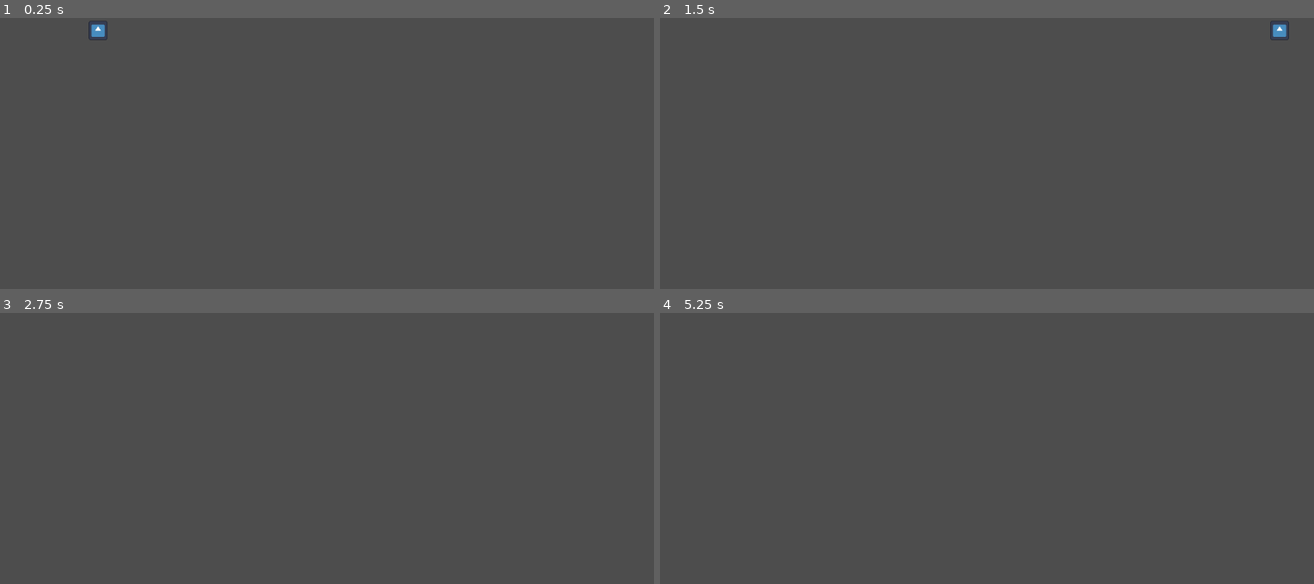
Above: before the commit, frames 1-4 (two rows, left to right).
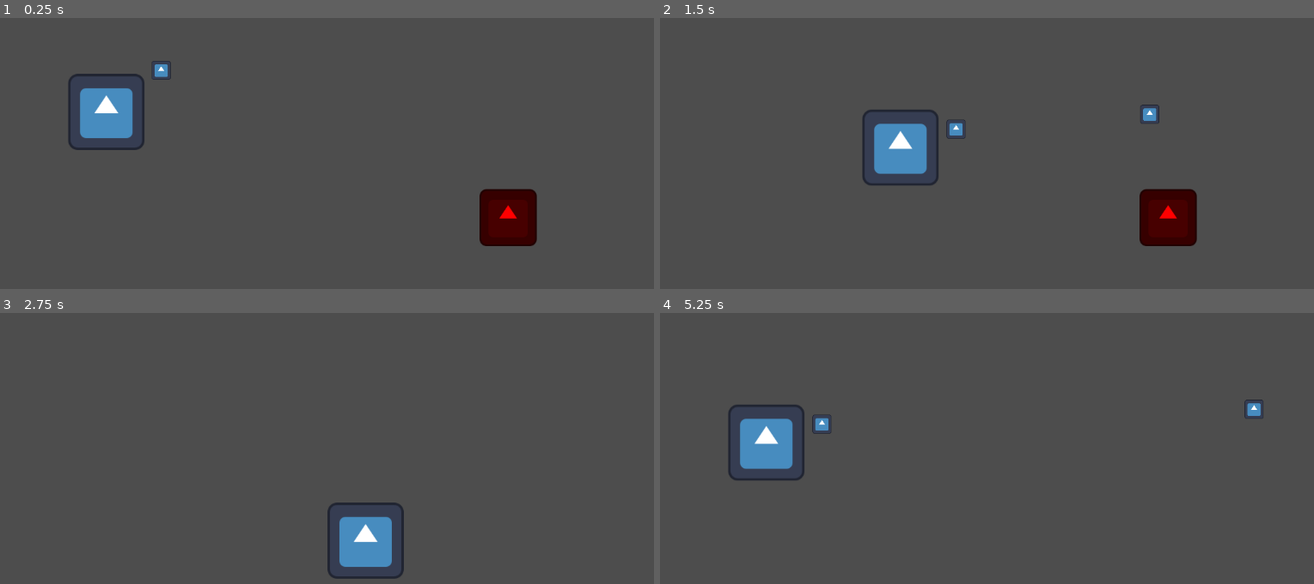
Above: after the commit, the same moments.

Repository: sayanery/gameednery
Game: Godot game, scene res://main_scene.tscn
Two runs of this game, one before a commit and one after it. Both use one fixed random seed, a clock stepped at 60 frames per second and the inputs below. Before the commit the project starts from res://bullet.tscn. The engine's default icon, where the game draws it, is replaced by a stand-in: a white triangle on a blue panel in a dark square.
Inputs:
- Up to frame 1 (0.25 s): no input
- Up to frame 2 (1.5 s): hold Right (right) 0.53-1.28 s; tap Space (shoot) at 0.6, 1.35 s; hold Down (down) from 1.28 s (still down)
- Up to frame 3 (2.75 s): release Down (down) at 2.03 s; hold Right (right) from 2.03 s (still down); tap Space (shoot) at 2.1 s
- Up to frame 4 (5.25 s): release Right (right) at 2.78 s; hold Up (up) 2.78-3.53 s; tap Space (shoot) every 0.75 s from 2.85 to 5.1 s; hold Left (left) 3.53-5.03 s; hold Down (down) from 5.03 s (still down)

The runs differ from the first frame. In frame 1, 4.1% of the frame differs, in the area x 10-83%, y 0-85%; in frame 2, 4.1%, in the area x 31-97%, y 0-85%; in frame 3, 2.0%; in frame 4, 2.2%.

Commit message:
kelar modul 15

Diff:
--- a/bullet.gd
+++ b/bullet.gd
@@ -7,3 +7,9 @@
 
 func _on_visible_on_screen_notifier_2d_screen_exited():
 	queue_free()
+
+
+func _on_body_entered(body):
+	if body.is_in_group("Enemy"):
+		body.visible = false
+		hide()
--- a/bullet.tscn
+++ b/bullet.tscn
@@ -19,4 +19,5 @@
 
 [node name="VisibleOnScreenNotifier2D" type="VisibleOnScreenNotifier2D" parent="."]
 
+[connection signal="body_entered" from="." to="." method="_on_body_entered"]
 [connection signal="screen_exited" from="VisibleOnScreenNotifier2D" to="." method="_on_visible_on_screen_notifier_2d_screen_exited"]
--- a/enemy.tscn
+++ b/enemy.tscn
@@ -1,7 +1,17 @@
-[gd_scene format=3 uid="uid://cksdtd1u1uj5w"]
+[gd_scene load_steps=3 format=3 uid="uid://cksdtd1u1uj5w"]
 
-[node name="Enemy" type="CharacterBody2D"]
+[ext_resource type="Texture2D" uid="uid://kisosjtwgl1n" path="res://icon.svg" id="1_7k104"]
+
+[sub_resource type="RectangleShape2D" id="RectangleShape2D_4gyqm"]
+size = Vector2(96, 98)
+
+[node name="Enemy" type="CharacterBody2D" groups=["Enemy"]]
+position = Vector2(890, 336)
 
 [node name="Sprite2D" type="Sprite2D" parent="."]
+modulate = Color(1, 0, 0, 1)
+scale = Vector2(0.75, 0.75)
+texture = ExtResource("1_7k104")
 
 [node name="CollisionShape2D" type="CollisionShape2D" parent="."]
+shape = SubResource("RectangleShape2D_4gyqm")
--- /dev/null
+++ b/main_scene.tscn
@@ -0,0 +1,11 @@
+[gd_scene load_steps=3 format=3 uid="uid://db43xukhbfuq2"]
+
+[ext_resource type="PackedScene" uid="uid://bawfkbvhm4rrj" path="res://player.tscn" id="1_2c62f"]
+[ext_resource type="PackedScene" uid="uid://cksdtd1u1uj5w" path="res://enemy.tscn" id="2_gyfs4"]
+
+[node name="MainScene" type="Node2D"]
+
+[node name="Player" parent="." instance=ExtResource("1_2c62f")]
+position = Vector2(105.909, 67.1488)
+
+[node name="Enemy" parent="." instance=ExtResource("2_gyfs4")]
--- a/project.godot
+++ b/project.godot
@@ -11,7 +11,7 @@
 [application]
 
 config/name="gameedukasi2D"
-run/main_scene="uid://d3r1y8pa1tx44"
+run/main_scene="uid://db43xukhbfuq2"
 config/features=PackedStringArray("4.4", "Forward Plus")
 config/icon="res://icon.svg"
 
